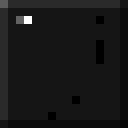
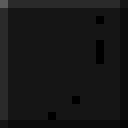
Revision of a layered 128×128 image; what changed, layer by layer:
hid "Layer 1", painted on it over [16, 16, 32, 24]
